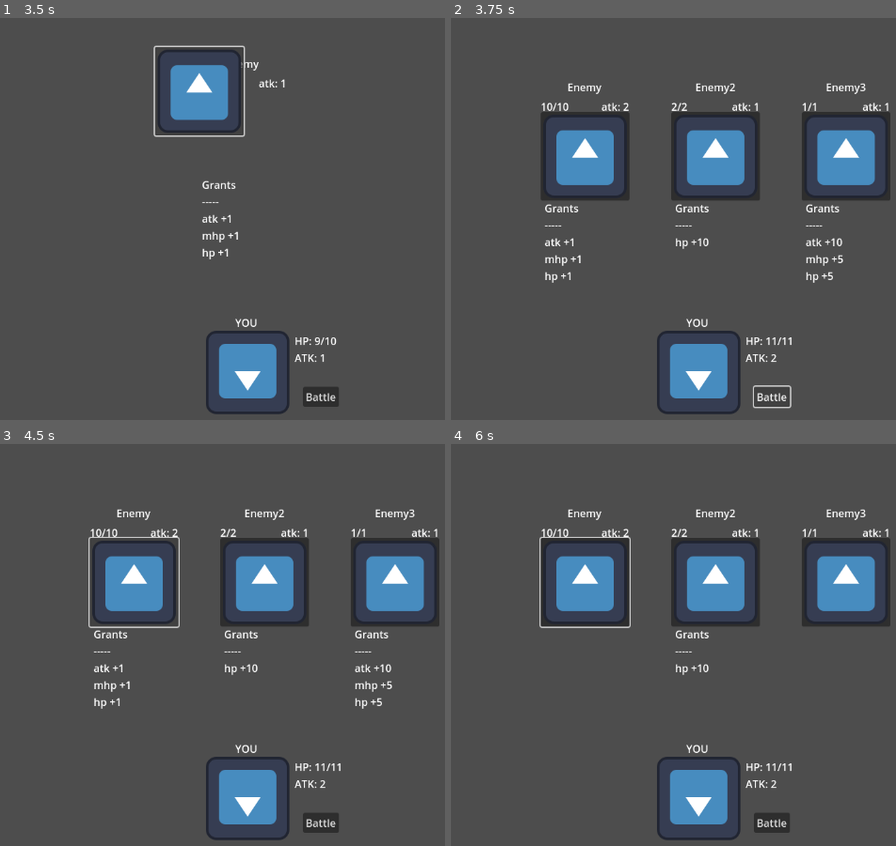
Above: before the commit, frames 1-4 (two rows, left to right).
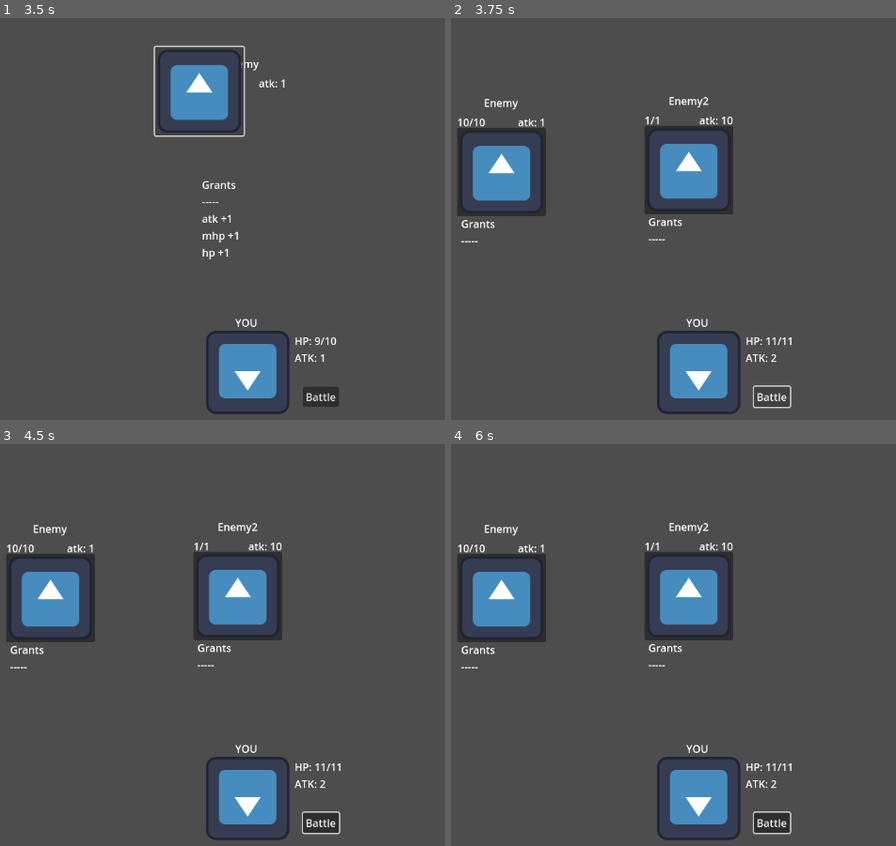
Above: after the commit, the same moments.

Repository: alex-mike-mark-again/godot-combat
Game: Godot game, scene res://main.tscn
The game is run twice, just before and just after one commit, with the same random seed, the same clock (stepped at 60 frames per second) and the same inputs. The engine's default icon, where the game draws it, is replaced by a stand-in: a white triangle on a blue panel in a dark square.
Inputs (mouse positions are in pixels of both pictures, inside the frame that each line leads up to):
- Up to frame 1 (3.5 s): click "Battle" at 0.5 s; click (240, 134) at 1.25 s; click "Battle" at 2 s; click (200, 90) at 2.75 s
- Up to frame 2 (3.75 s): click "Battle" at 3.5 s
- Up to frame 3 (4.5 s): click (133, 580) at 4.27 s
- Up to frame 4 (6 s): tap Enter at 5 s; move the mouse to (855, 624) at 5.02 s; tap Space at 5.75 s; move the mouse to (540, 665) at 5.77 s

Frame 1 is identical in both runs. In frame 2, 14% of the frame differs, in the area x 1-99%, y 16-66%; in frame 3, 14%, in the area x 1-99%, y 16-98%; in frame 4, 13%.

Commit message:
apparently godot does not automatically convert node types. even though they looked like a control node in the editor, they were a Node2D

Diff:
--- a/battle_manager.gd
+++ b/battle_manager.gd
@@ -8,6 +8,8 @@
 
 var troops = [
 	"res://troops/one_dude.tscn",
+	"res://troops/two_dudes.tscn",
+#	"res://troops/stage1.tscn",
 	"res://troops/three_dudes.tscn",
 ]
 
--- a/troops/stage1.tscn
+++ b/troops/stage1.tscn
@@ -2,5 +2,7 @@
 
 [ext_resource type="Script" path="res://troops/troop.gd" id="1_kfjx4"]
 
-[node name="stage1" type="Node2D"]
+[node name="stage1" type="Control"]
+layout_mode = 3
+anchors_preset = 0
 script = ExtResource("1_kfjx4")
--- a/troops/three_dudes.tscn
+++ b/troops/three_dudes.tscn
@@ -3,12 +3,16 @@
 [ext_resource type="PackedScene" uid="uid://d15w3qccq2gc8" path="res://enemies/enemy.tscn" id="1_av0fu"]
 [ext_resource type="Script" path="res://troops/troop.gd" id="1_cdp71"]
 
-[node name="three_dudes" type="Node2D"]
-position = Vector2(348, 159)
+[node name="three_dudes" type="Control"]
+layout_mode = 3
+anchors_preset = 0
+offset_left = 348.0
+offset_top = 159.0
+offset_right = 348.0
+offset_bottom = 159.0
 script = ExtResource("1_cdp71")
 
 [node name="Enemy" parent="." instance=ExtResource("1_av0fu")]
-position = Vector2(0, 0)
 buff_atk = 1
 buff_mhp = 1
 buff_hp = 1
@@ -16,12 +20,14 @@
 atk = 2
 
 [node name="Enemy2" parent="." instance=ExtResource("1_av0fu")]
-position = Vector2(200, 0)
+offset_left = 200.0
+offset_right = 200.0
 buff_hp = 10
 mhp = 2
 
 [node name="Enemy3" parent="." instance=ExtResource("1_av0fu")]
-position = Vector2(400, 0)
+offset_left = 400.0
+offset_right = 400.0
 buff_atk = 10
 buff_mhp = 5
 buff_hp = 5
--- a/troops/two_dudes.tscn
+++ b/troops/two_dudes.tscn
@@ -1,16 +1,24 @@
 [gd_scene load_steps=3 format=3 uid="uid://8tcj54vwhbxt"]
 
 [ext_resource type="Script" path="res://troops/troop.gd" id="1_6p5uw"]
-[ext_resource type="PackedScene" uid="uid://d15w3qccq2gc8" path="res://enemy.tscn" id="2_d7oc4"]
+[ext_resource type="PackedScene" uid="uid://d15w3qccq2gc8" path="res://enemies/enemy.tscn" id="2_d7oc4"]
 
-[node name="Troop" type="Node2D"]
+[node name="Troop" type="Control"]
+layout_mode = 3
+anchors_preset = 0
 script = ExtResource("1_6p5uw")
 
 [node name="Enemy" parent="." instance=ExtResource("2_d7oc4")]
-position = Vector2(220, 183)
+offset_left = 220.0
+offset_top = 183.0
+offset_right = 220.0
+offset_bottom = 183.0
 mhp = 10
 
 [node name="Enemy2" parent="." instance=ExtResource("2_d7oc4")]
-position = Vector2(507, 180)
+offset_left = 507.0
+offset_top = 180.0
+offset_right = 507.0
+offset_bottom = 180.0
 mhp = 1
 atk = 10
